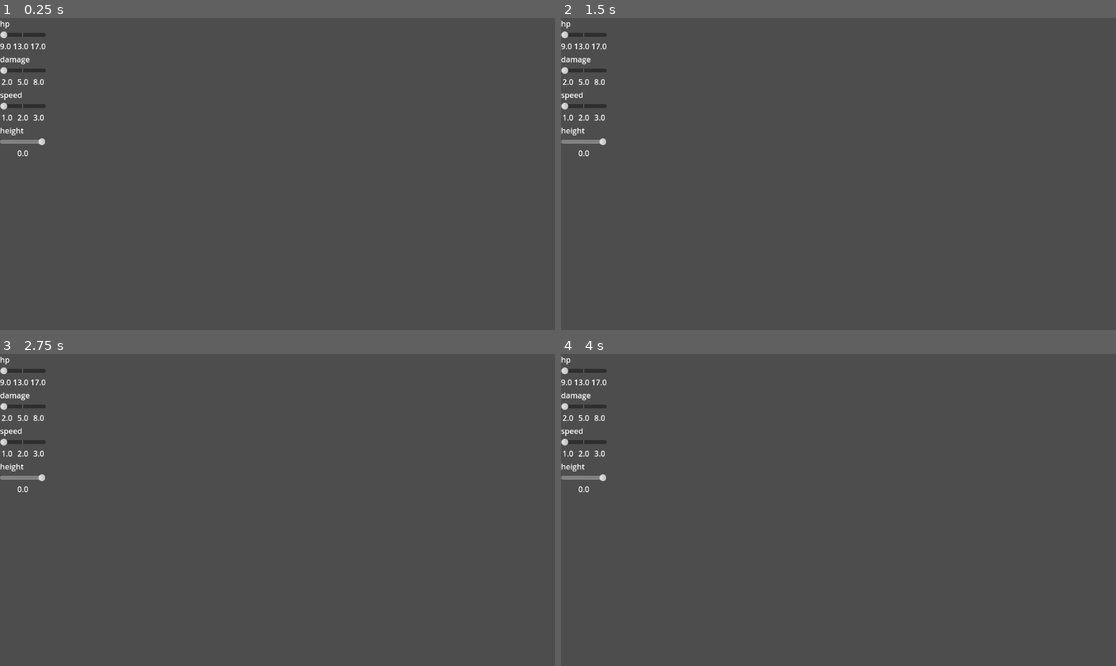
Above: before the commit, frames 1-4 (two rows, left to right).
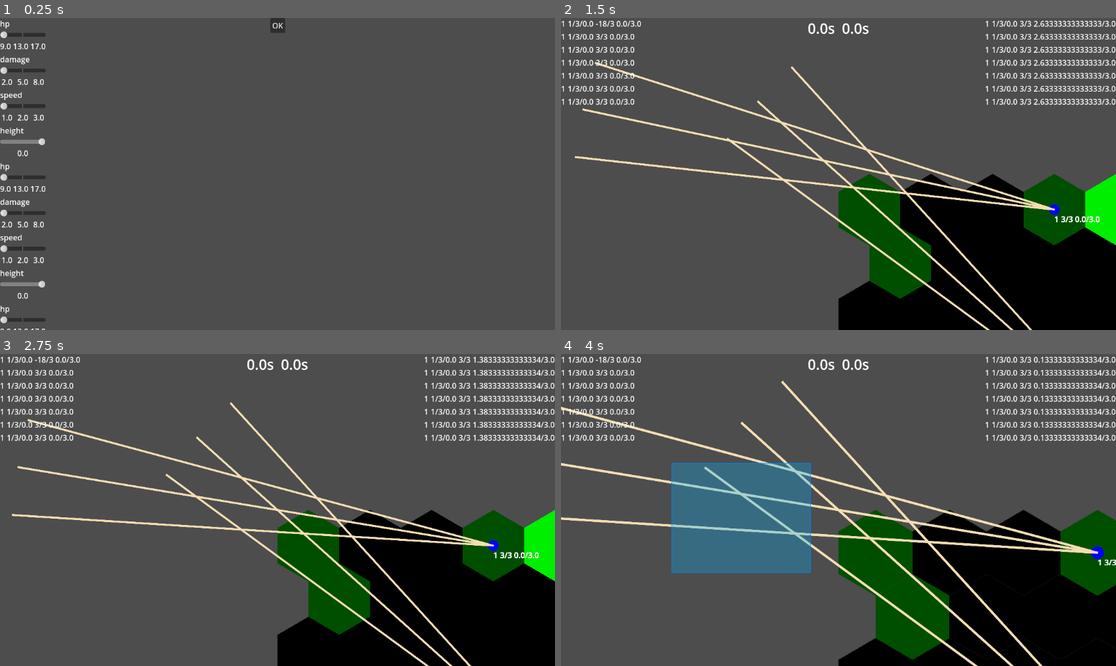
Above: after the commit, the same moments.

Repository: bendo-afk/rts2
Game: Godot game, scene res://scenes/unit_pick_screen.tscn
The game is run twice, just before and just after one commit, with the same random seed, the same clock (stepped at 60 frames per second) and the same inputs. This scene is started directly instead of the project's main scene.
Inputs (mouse positions are in pixels of both pictures, inside the frame that each line leads up to):
- Up to frame 1 (0.25 s): no input
- Up to frame 2 (1.5 s): click (838, 24) at 0.5 s, where only the run after the commit has a clickable "OK"; move the mouse to (960, 158) at 1.27 s; hold Middle mouse button (grab_camera) from 1.28 s (still down); click (960, 158) at 1.42 s
- Up to frame 3 (2.75 s): release Middle mouse button (grab_camera) at 2 s; drag from (166, 525) to (249, 572) at 2.02 s
- Up to frame 4 (4 s): move the mouse to (894, 441) at 2.77 s; hold Mouse wheel up (zoom_in) 2.78-3.5 s; click (894, 441) at 2.92 s; drag from (810, 572) to (672, 463) at 3.52 s

The runs differ from the first frame. In frame 1, 1.0% of the frame differs, in the area x 0-52%, y 0-100%; in frame 2, 28%; in frame 3, 28%; in frame 4, 36%, in the area x 0-100%, y 0-100%.

Commit message:
made scene transition

Diff:
--- /dev/null
+++ b/scenes/params_container.tscn
@@ -0,0 +1,10 @@
+[gd_scene load_steps=3 format=3 uid="uid://bpxxheyeljp7t"]
+
+[ext_resource type="Script" uid="uid://fl54rm15geic" path="res://scripts/params_container.gd" id="1_ma878"]
+[ext_resource type="PackedScene" uid="uid://ce7j036ub3axl" path="res://scenes/param_container.tscn" id="2_dig3l"]
+
+[node name="ParamsContainer" type="VBoxContainer"]
+offset_right = 40.0
+offset_bottom = 40.0
+script = ExtResource("1_ma878")
+param_container_scene = ExtResource("2_dig3l")
--- a/scenes/unit_pick_screen.tscn
+++ b/scenes/unit_pick_screen.tscn
@@ -1,19 +1,34 @@
-[gd_scene load_steps=4 format=3 uid="uid://dholhbuvjogp6"]
+[gd_scene load_steps=5 format=3 uid="uid://dholhbuvjogp6"]
 
-[ext_resource type="Script" uid="uid://fl54rm15geic" path="res://scripts/params_container.gd" id="1_ephn4"]
 [ext_resource type="Script" uid="uid://doyfosfp8bbb2" path="res://scripts/unit_pick_screen.gd" id="1_nnma6"]
-[ext_resource type="PackedScene" uid="uid://ce7j036ub3axl" path="res://scenes/param_container.tscn" id="2_dmfnr"]
+[ext_resource type="PackedScene" uid="uid://csun7mfp03fq5" path="res://scenes/battle.tscn" id="2_adolx"]
+[ext_resource type="Script" uid="uid://feuieslcb5wf" path="res://scripts/units_container.gd" id="3_adolx"]
+[ext_resource type="PackedScene" uid="uid://bpxxheyeljp7t" path="res://scenes/params_container.tscn" id="4_adolx"]
 
 [node name="UnitPickScreen" type="Control"]
 layout_mode = 3
-anchors_preset = 0
-offset_right = 40.0
-offset_bottom = 40.0
+anchors_preset = 15
+anchor_right = 1.0
+anchor_bottom = 1.0
+grow_horizontal = 2
+grow_vertical = 2
 script = ExtResource("1_nnma6")
+battle_scene = ExtResource("2_adolx")
 
-[node name="ParamsContainer" type="VBoxContainer" parent="."]
+[node name="UnitsContainer" type="VBoxContainer" parent="."]
 layout_mode = 0
 offset_right = 40.0
 offset_bottom = 40.0
-script = ExtResource("1_ephn4")
-param_container_scene = ExtResource("2_dmfnr")
+script = ExtResource("3_adolx")
+params_container = ExtResource("4_adolx")
+
+[node name="OKButton" type="Button" parent="."]
+layout_mode = 1
+anchors_preset = 5
+anchor_left = 0.5
+anchor_right = 0.5
+offset_left = -4.0
+offset_right = 4.0
+offset_bottom = 8.0
+grow_horizontal = 2
+text = "OK"
--- a/scripts/battle.gd
+++ b/scripts/battle.gd
@@ -3,8 +3,12 @@
 @onready var world := $World
 @onready var input_controller := $InputController
 
-func _ready() -> void:
+
+func setup(ally_params: Array[Dictionary], enemy_params: Array[Dictionary]) -> void:
+	world.setup(ally_params, enemy_params)
+
 	connect_inputs()
+
 
 func connect_inputs() -> void:
 	input_controller.drag.released.connect(world.ex_con.select_by_box)
--- a/scripts/params_container.gd
+++ b/scripts/params_container.gd
@@ -1,9 +1,17 @@
 extends VBoxContainer
 
 @export var param_container_scene: PackedScene
+
 
 func setup(param_def_array: Array[ParameterDef]) -> void:
 	for p in param_def_array:
 		var param_container := param_container_scene.instantiate()
 		add_child(param_container)
 		param_container.setup(p)
+
+
+func get_parameters() -> Dictionary:
+	var dict: Dictionary
+	for c in get_children():
+		dict[c.param_name] = c.param_slider.value
+	return dict
--- a/scripts/unit_pick_screen.gd
+++ b/scripts/unit_pick_screen.gd
@@ -1,13 +1,35 @@
 extends Control
 
 var match_rule: MatchRule
-var params_container: VBoxContainer
+
+@export var battle_scene: PackedScene
+
+@onready var units_container := $UnitsContainer
+@onready var ok_button := $OKButton
 
 func _ready() -> void:
 	match_rule = MatchRule.new()
-	params_container = $ParamsContainer
 	setup()
 
+	ok_button.pressed.connect(go_battle)
+
+
 func setup() -> void:
-	var arr: Array[ParameterDef] = [match_rule.hp_def, match_rule.damage_def, match_rule.speed_def, match_rule.height_def]
-	params_container.setup(arr)
+	var arr: Array[ParameterDef] = [
+		match_rule.hp_def,
+		match_rule.damage_def,
+		match_rule.speed_def,
+		match_rule.height_def,
+	]
+	units_container.setup(arr, match_rule.n_unit)
+
+
+func go_battle() -> void:
+	var battle := battle_scene.instantiate()
+	var node_a := get_tree().current_scene
+	get_tree().root.add_child(battle)
+	get_tree().current_scene = battle
+	node_a.call_deferred("free")
+
+	var ally_params: Array = units_container.get_units_params()
+	battle.setup(ally_params, ally_params)
--- /dev/null
+++ b/scripts/units_container.gd
@@ -0,0 +1,17 @@
+extends VBoxContainer
+
+@export var params_container: PackedScene
+
+
+func setup(arr: Array[ParameterDef], num: int) -> void:
+	for i in num:
+		var params_con := params_container.instantiate()
+		add_child(params_con)
+		params_con.setup(arr)
+
+
+func get_units_params() -> Array[Dictionary]:
+	var arr: Array[Dictionary] = []
+	for c in get_children():
+		arr.append(c.get_parameters())
+	return arr
--- a/scripts/world.gd
+++ b/scripts/world.gd
@@ -18,8 +18,9 @@
 @onready var world_ui := $WorldUI
 
 
-func _ready() -> void:
-	setup_units()
+func setup(ally_params: Array[Dictionary], enemy_params: Array[Dictionary]) -> void:
+	setup_units(ally_params, teams.ally)
+	setup_units(ally_params, teams.enemy)
 
 	var childs := get_children(false)
 	for c in childs:
@@ -52,24 +53,19 @@
 	world_ui.ui_canvas.setup()
 
 
-func setup_units() -> void:
-	if true:
-		var unit := unit_scene.instantiate()
-		add_child(unit)
-		unit.height_request.connect(height_system.try_start)
-		unit.team = teams.ally
-		unit.setup(3, 3, 1, 0, map.map_to_local(Vector2i(0,3)))
-		unit.tree_exiting.connect(remove_unit.bind(unit))
-		units.append(unit)
+func setup_units(params_arr: Array[Dictionary], team: Team) -> void:
+	for d in params_arr:
+		setup_a_unit(d, team)
 
-	if true:
-		var unit := unit_scene.instantiate()
-		add_child(unit)
-		unit.height_request.connect(height_system.try_start)
-		unit.team = teams.enemy
-		unit.setup(3, 3, 1, 0, map.map_to_local(Vector2i(3,0)))
-		unit.tree_exiting.connect(remove_unit.bind(unit))
-		units.append(unit)
+func setup_a_unit(_param_dict: Dictionary, team: Team) -> void:
+	var unit := unit_scene.instantiate()
+	add_child(unit)
+	unit.height_request.connect(height_system.try_start)
+	unit.team = team
+	var tile := Vector2i(3,0) if team == teams.ally else Vector2i(4,4)
+	unit.setup(3, 3, 1, 0, map.map_to_local(tile))
+	unit.tree_exiting.connect(remove_unit.bind(unit))
+	units.append(unit)
 
 
 func remove_unit(u: Unit) -> void:
Not shown, added: scripts/units_container.gd.uid
